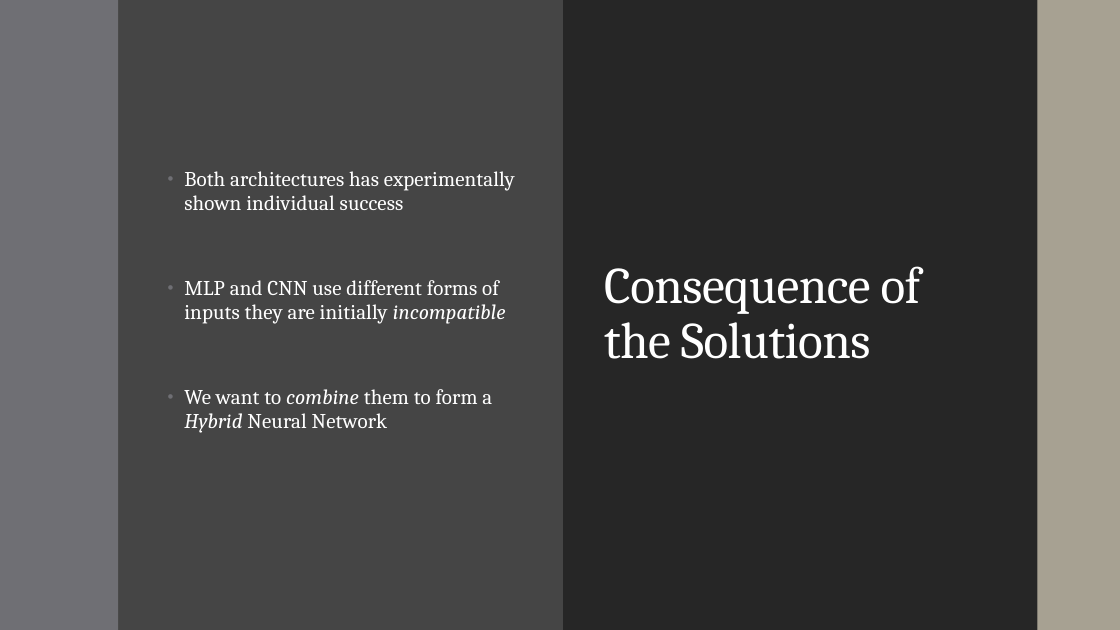
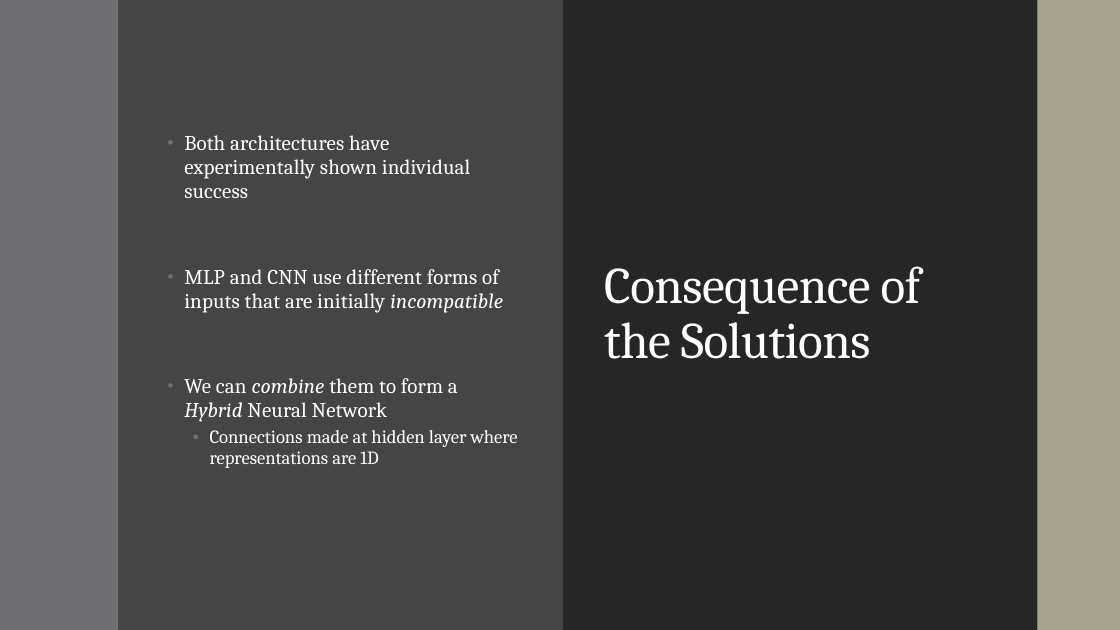
Before and after one commit to landonbuell/Buell-Senior-Thesis, a slide deck: slide 17 of JMMPaper/Musical Instrument Classification Using a Hybrid Neural Network BuellShortv1.pptx. Drawn at 1120x630 pixels with LibreOffice and Linux fonts; fonts in the diff are those of the drawing. Boxes give left, top, right and bottom in pixels: in the first picture for what was removed or moved away, otherwise in the second. Text is boxed around its words. In the diff, an @@ line names an element or a change of style, - is before the commit and + after.

Commit message:
Updates to Slides for presentation

```diff
--- a/JMMPaper/Musical Instrument Classification Using a Hybrid Neural Network BuellShortv1.pptx
+++ b/JMMPaper/Musical Instrument Classification Using a Hybrid Neural Network BuellShortv1.pptx
@@ text at [184, 135, 518, 468]: text changed @@
-• Both architectures has experimentally shown individual success
-• MLP and CNN use different forms of inputs they are initially incompatible
-• We want to combine them to form a Hybrid Neural Network
+• Both architectures have experimentally shown individual success
+• MLP and CNN use different forms of inputs that are initially incompatible
+• We can combine them to form a Hybrid Neural Network
+  • Connections made at hidden layer where representations are 1D
```
Also in this commit, not shown: 10 other slides changed, 2 slides added, 2 slides removed, 7 other files.
